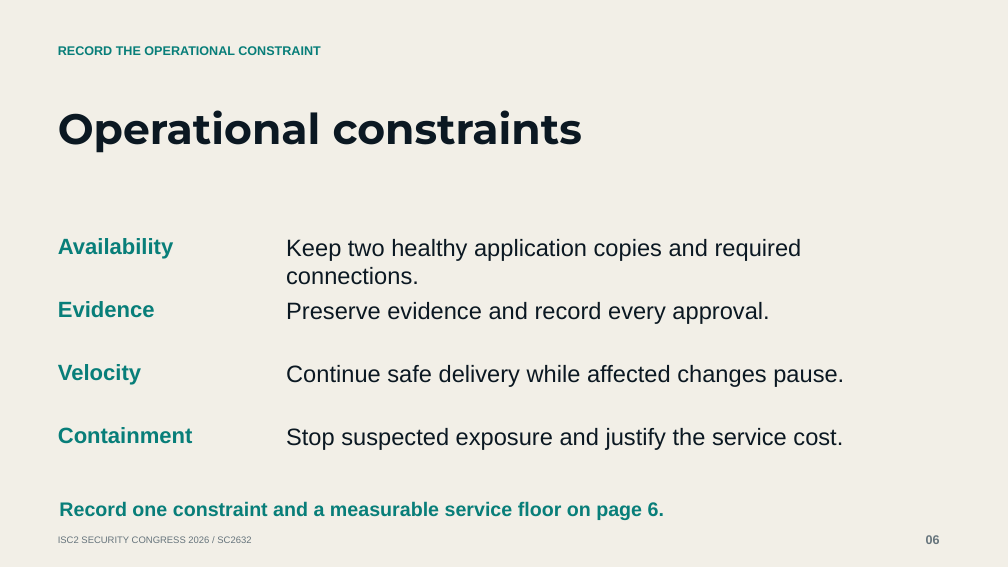
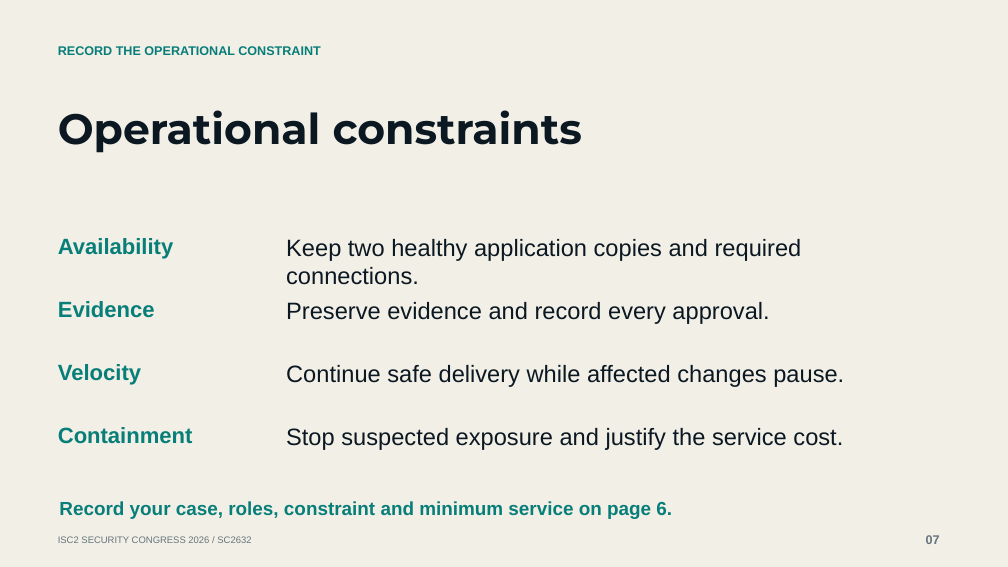
Before and after one commit to mgunjan/sc2632-tabletop, a slide deck: slide 7 of submission/2026-10-13/SC2632-session-four-cases.pptx (slide 6 before the commit). Drawn at 1008x567 pixels with LibreOffice and Linux fonts; fonts in the diff are those of the drawing. Boxes give left, top, right and bottom in pixels: in the first picture for what was removed or moved away, otherwise in the second. Text is boxed around its words. In the diff, an @@ line names an element or a change of style, - is before the commit and + after.

```diff
--- a/submission/2026-10-13/SC2632-session-four-cases.pptx
+++ b/submission/2026-10-13/SC2632-session-four-cases.pptx
@@ text at box(59, 501, 672, 519): text changed; size 18.8 to 18 pt @@
-Record one constraint and a measurable service floor on page 6.
+Record your case, roles, constraint and minimum service on page 6.
@@ text at box(926, 535, 940, 544): text changed @@
-06
+07
```
Also in this commit, not shown: 4 other slides changed, 1 slide added, 1 slide removed, 12 other files.
